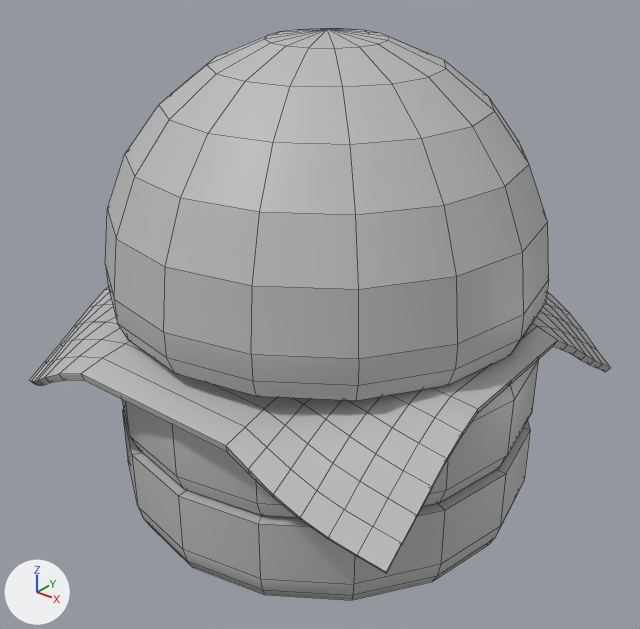
The FBX model ArtAssets/burger.fbx: old version first, new version second.
Both versions are drawn from a camera (50 mm lens) standing at (0.0943, -0.1197, 0.1012) and looking at (0.0013, -0.0035, 0.0292). The lights are fixed; the arrows at lower left show +X, +Y and +Z. Mesh edges are drawn as thin lines. Where no turn or scale is listed for an object, it has been applied to the vertices.
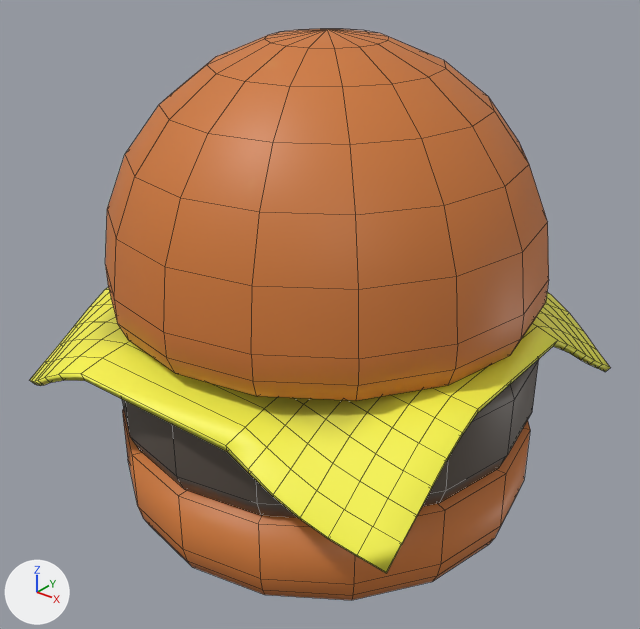
Where the change shows, as pixel boxes (x1, y1, x2, y2) in the pictures (640 x 629 px):
'pSphere2', recoloured (grey to orange)
    both: (105, 29, 549, 401)
'pCube1', recoloured, shading changed (grey to yellow)
    both: (30, 288, 610, 573)
'pCylinder1', recoloured, shading changed (grey to brown)
    both: (122, 409, 530, 600)
'pCylinder2', recoloured
    both: (122, 359, 539, 517)

What the commit changed:
Picture 'burger.png' (img_burger_png) is new.
Material 'burger1' (mat_burger1) is new.
Its texture is img_burger_png (with its transparency).
me_mesh has 82 vertices, 96 faces and spans x -0.04..0.04, y -0.04..0.04, z -0.0104..0.0087.
me_mesh is used by ob_pcylinder1; location (0.0, 0.0, 0.0).
me_mesh no longer uses material mat_checkers (grey #bcbcbc).
me_mesh part 1: edges marked sharp go from 16 to 0.
me_mesh now uses material mat_burger1 (picture img_burger_png).
me_mesh_003 has 392 vertices, 390 faces and spans x -0.0425..0.0427, y -0.0448..0.0437, z -0.0172..0.0046.
me_mesh_003 is used by ob_pcube1; location (0.0, -0.0006, 0.0274).
me_mesh_003 no longer uses material mat_checkers (grey #bcbcbc).
me_mesh_003 part 2: edges marked sharp go from 108 to 0.
me_mesh_003 now uses material mat_burger1 (picture img_burger_png).
me_mesh_001 has 98 vertices, 112 faces and spans x -0.04..0.04, y -0.04..0.04, z -0.0098..0.0098.
me_mesh_001 no longer uses material mat_checkers (grey #bcbcbc).
me_mesh_001 now uses material mat_burger1 (picture img_burger_png).
me_mesh_002 has 146 vertices, 160 faces and spans x -0.0401..0.0401, y -0.0401..0.0401, z -0.0193..0.0302.
me_mesh_002 no longer uses material mat_checkers (grey #bcbcbc).
me_mesh_002 now uses material mat_burger1 (picture img_burger_png).
